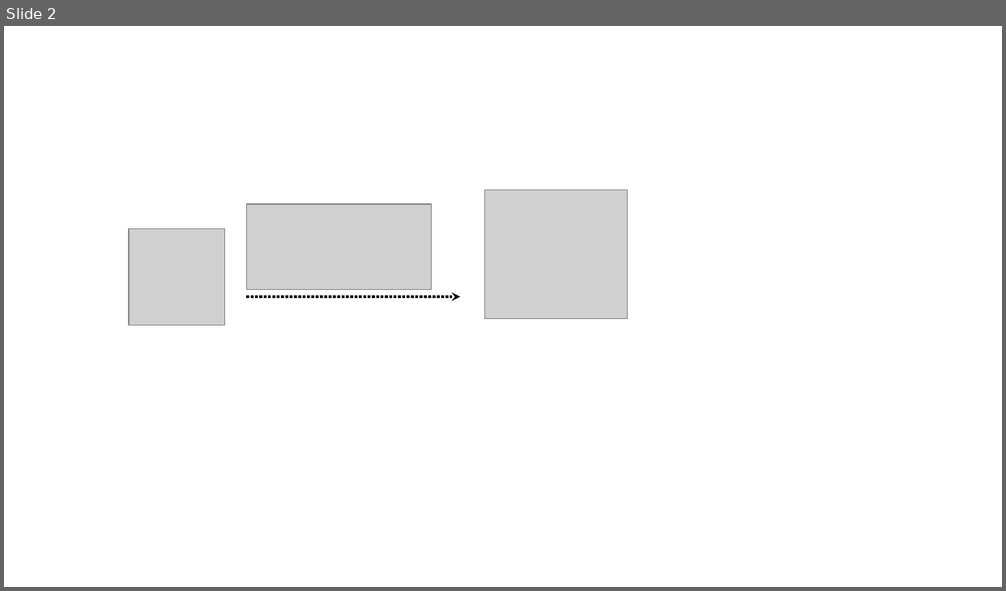
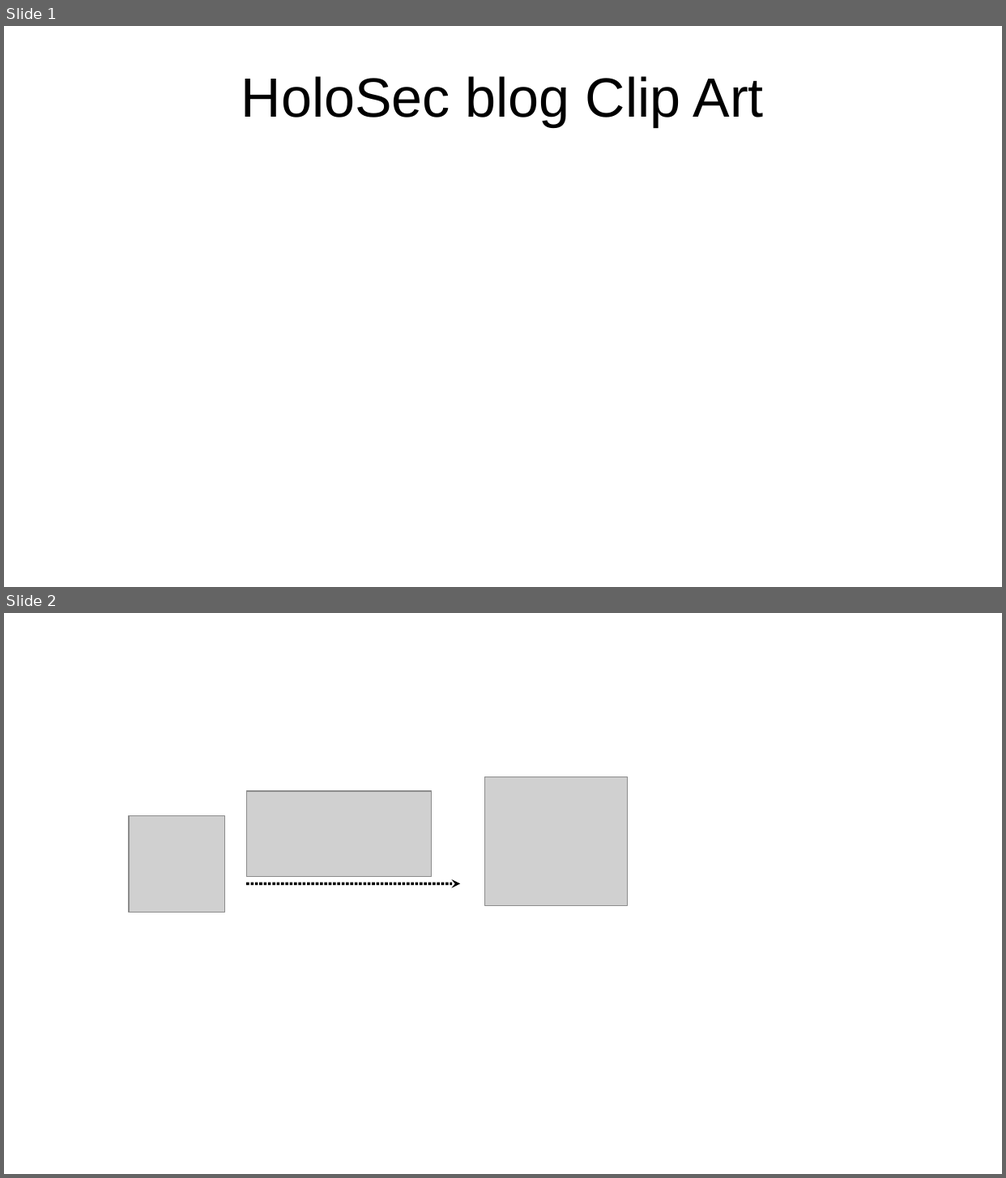
Before and after one commit to chilcano/ghpages-holosec, a slide deck: assets/img/clip-art-v1.odp. Shown one above the other, each under a label of ours: slide 2 before the commit, slides 1 and 2 after it. The pictures are 1006x591 and 1006x1178 pixels, drawn with LibreOffice and Linux fonts; fonts in the diff are those of the drawing; grey boxes stand for pictures. Boxes give left, top, right and bottom in pixels: in the first picture for what was removed or moved away, otherwise in the second. Text is boxed around its words. In the diff, an @@ line names an element or a change of style, - is before the commit and + after.

Commit message:
Blog post about part 1 migration WP to github updated

```diff
--- a/assets/img/clip-art-v1.odp
+++ b/assets/img/clip-art-v1.odp
@@ slide 1 added at bbox=[4, 26, 1002, 587], background #FFFFFF @@
@@ title added at bbox=[241, 76, 764, 127], 44 pt, text #000000 @@
+HoloSec blog Clip Art
```
Also in this commit, not shown: 1 slide removed, 1 other file.
